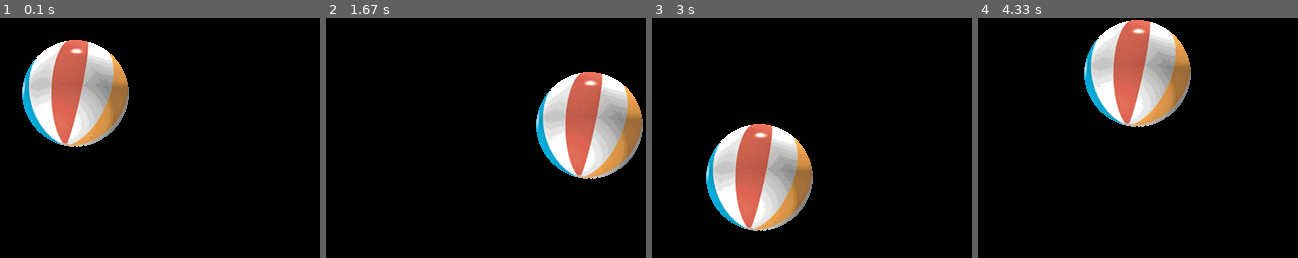
Above: before the commit, frames 1-4 (left to right).
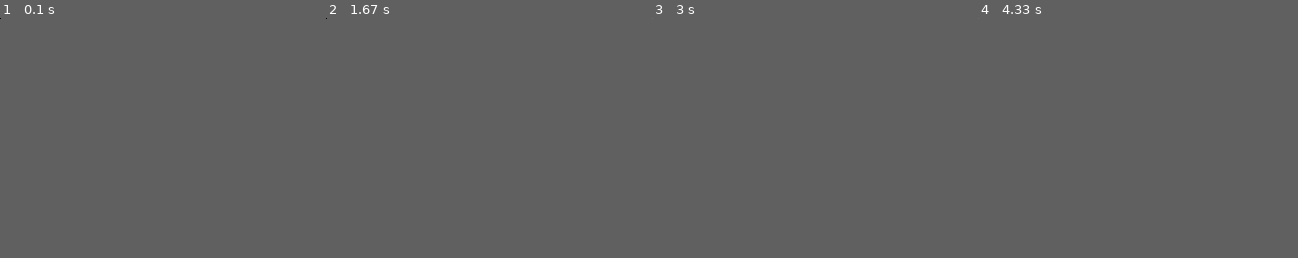
Above: after the commit, the same moments.

Repository: vy538/pygame
Game: pygame game, started from test.py
Two runs of this game, one before a commit and one after it. Both use one fixed random seed, a clock stepped at 60 frames per second and the inputs below.
Inputs:
- Up to frame 1 (0.1 s): no input
- Up to frame 2 (1.67 s): no input
- Up to frame 3 (3 s): no input
- Up to frame 4 (4.33 s): no input
In our replay, the window is 320x240 before the commit and 1x1 after it. These sizes can differ from the game's own. Grey fills any space a smaller window leaves; there, only what the larger window draws over its background counts as a difference.

The runs differ from the first frame. In frame 1, 12% of the frame differs, in the area x 6-41%, y 9-54%; in frame 2, 12%; in frame 3, 12%, in the area x 0-51%, y 0-89%; in frame 4, 12%.
After the commit the program exited at 2.02 s; later frames show no game.

Commit message:
test headless

Diff:
--- /dev/null
+++ b/headless.py
@@ -0,0 +1,47 @@
+"""How to use pygame with no windowing system, like on headless servers.
+
+Thumbnail generation with scaling is an example of what you can do with pygame.
+NOTE: the pygame scale function uses mmx if available, and can be run
+  in multiple threads.
+
+"""
+useage = """-scale inputimage outputimage new_width new_height
+eg.  -scale in.png out.png 50 50
+
+"""
+
+import os, sys
+
+# set SDL to use the dummy NULL video driver,
+#   so it doesn't need a windowing system.
+os.environ["SDL_VIDEODRIVER"] = "dummy"
+
+
+import pygame.transform
+
+
+if 1:
+    #some platforms might need to init the display for some parts of pygame.
+    import pygame.display
+    pygame.display.init()
+    screen = pygame.display.set_mode((1,1))
+
+
+
+def scaleit(fin, fout, w, h):
+    i = pygame.image.load(fin)
+
+    if hasattr(pygame.transform, "smoothscale"):
+        scaled_image = pygame.transform.smoothscale(i, (w,h))
+    else:
+        scaled_image = pygame.transform.scale(i, (w,h))
+    pygame.image.save(scaled_image, fout)
+
+
+if __name__ == "__main__":
+    if "-scale" in sys.argv:
+        fin, fout, w, h = sys.argv[2:]
+        w, h = map(int, [w,h])
+        scaleit(fin, fout, w,h)
+    else:
+        print(useage)
--- a/test.py
+++ b/test.py
@@ -1,25 +1,41 @@
-import sys, pygame
+import sys, pygame, os
+os.putenv('SDL_VIDEODRIVER', 'fbcon')
+os.environ["SDL_VIDEODRIVER"] = "dummy"
 pygame.init()
 
 size = width, height = 320, 240
 speed = [2, 2]
 black = 0, 0, 0
 
-screen = pygame.display.set_mode(size)
+screen = pygame.display.set_mode((1,1))
 
-ball = pygame.image.load("intro_ball.gif")
-ballrect = ball.get_rect()
-
-while 1:
+# ball = pygame.image.load("intro_ball.gif")
+# ballrect = ball.get_rect()
+ballSize = 10
+ballrect = pygame.Rect(width/2, height/2, ballSize, ballSize)
+bounce = 0
+timer = 1
+current_time = 0
+while current_time<=timer:
+    tmp = pygame.time.get_ticks()//1000
+    if tmp != current_time:
+        current_time = tmp
     for event in pygame.event.get():
         if event.type == pygame.QUIT: sys.exit()
 
     ballrect = ballrect.move(speed)
+    print(ballrect)
     if ballrect.left < 0 or ballrect.right > width:
         speed[0] = -speed[0]
+        bounce +=1
+        print(ballrect.right )
     if ballrect.top < 0 or ballrect.bottom > height:
         speed[1] = -speed[1]
+        bounce +=1
 
     screen.fill(black)
-    screen.blit(ball, ballrect)
+    # screen.blit(ball, ballrect)
     pygame.display.flip()
+
+print('bounce {0} times in {1} sec'.format(bounce,timer))
+sys.exit()
Empty file added: test-2.py
